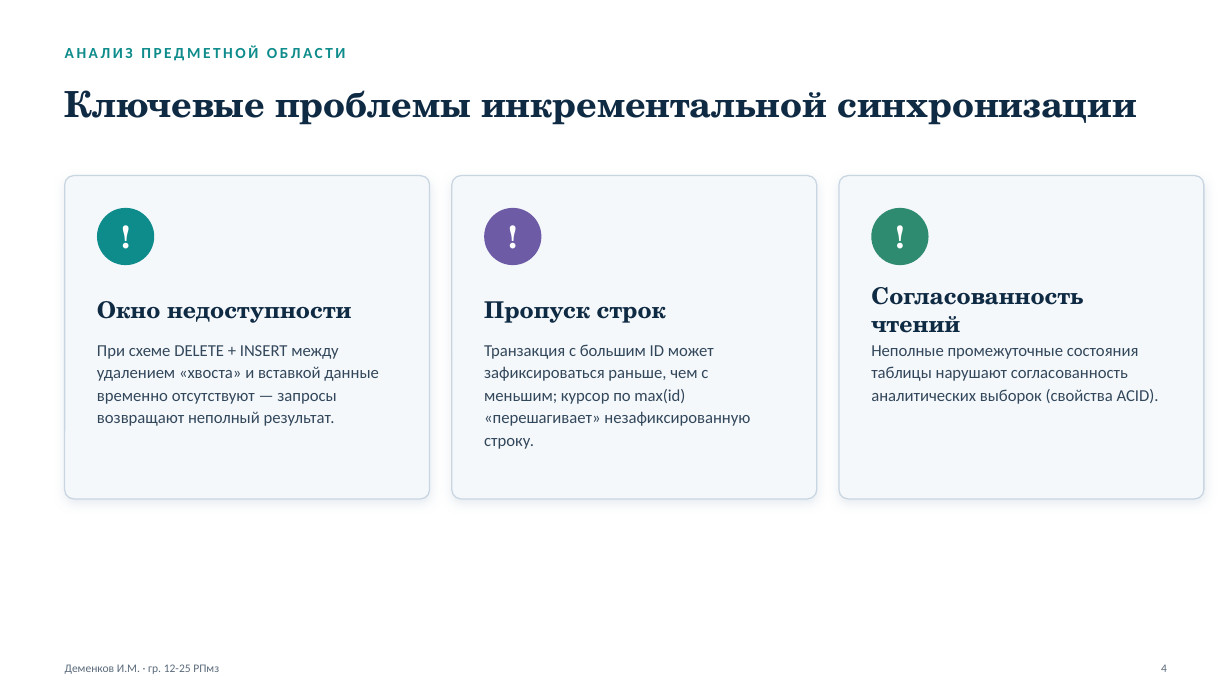
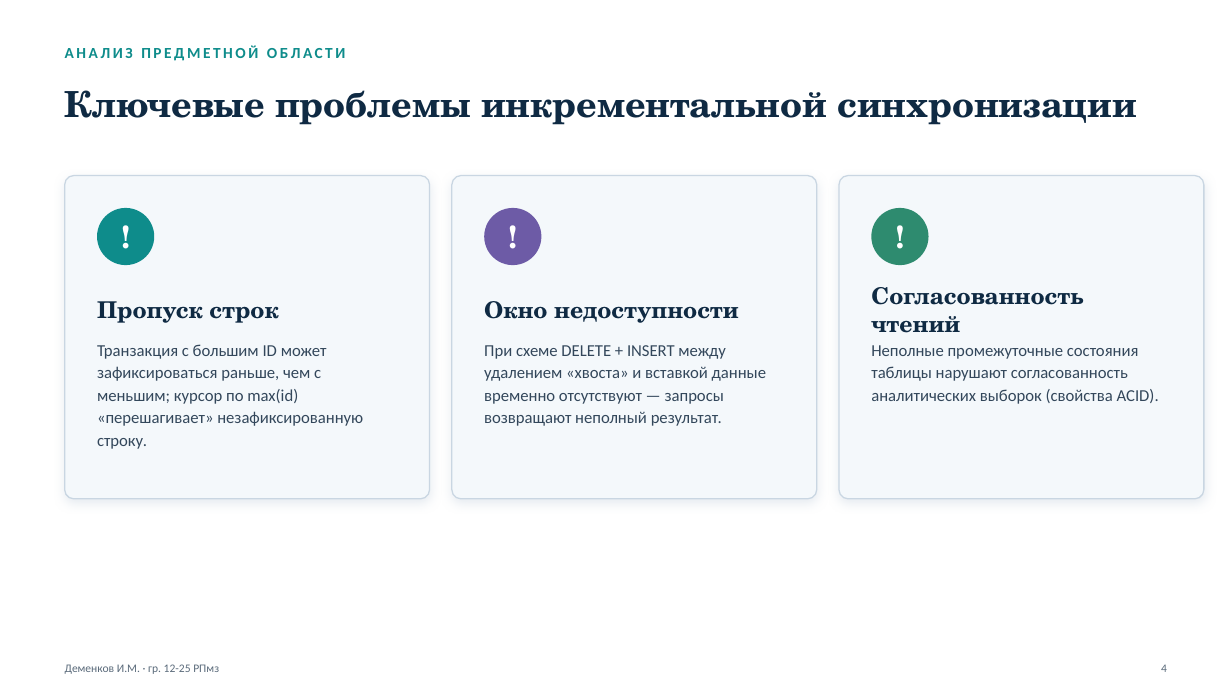
Before and after one commit to demenkov/edu, a slide deck: slide 4 of 2_semester/nir/Деменков_И_М_презентация_НИР.pptx. Drawn at 1232x693 pixels with LibreOffice and Linux fonts; fonts in the diff are those of the drawing. Boxes give left, top, right and bottom in pixels: in the first picture for what was removed or moved away, otherwise in the second. Text is boxed around its words. In the diff, an @@ line names an element or a change of style, - is before the commit and + after.

Commit message:
presentation

```diff
--- a/2_semester/nir/Деменков_И_М_презентация_НИР.pptx
+++ b/2_semester/nir/Деменков_И_М_презентация_НИР.pptx
@@ text "Пропуск строк": place and size @@
-text "Пропуск строк" at box(484, 301, 666, 323)
+text "Пропуск строк" at box(97, 301, 278, 323)
@@ text "Окно недоступности": place and size @@
-text "Окно недоступности" at box(97, 301, 352, 323)
+text "Окно недоступности" at box(484, 301, 739, 323)
@@ text "Транзакция с большим ID может ...": place and size @@
-text "Транзакция с большим ID может ..." at box(484, 344, 750, 449)
+text "Транзакция с большим ID может ..." at box(97, 344, 363, 449)
@@ text "При схеме DELETE + INSERT ...": place and size @@
-text "При схеме DELETE + INSERT ..." at box(97, 345, 378, 426)
+text "При схеме DELETE + INSERT ..." at box(484, 345, 766, 426)
```
Also in this commit, not shown: 1 other file.
